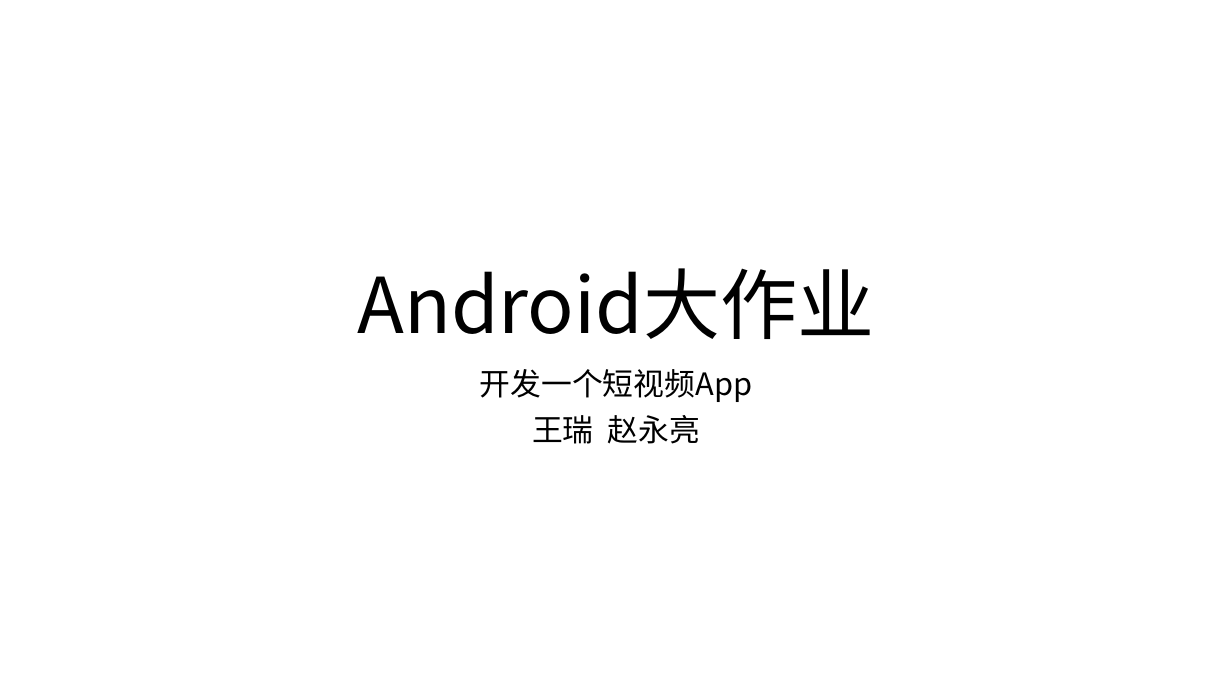
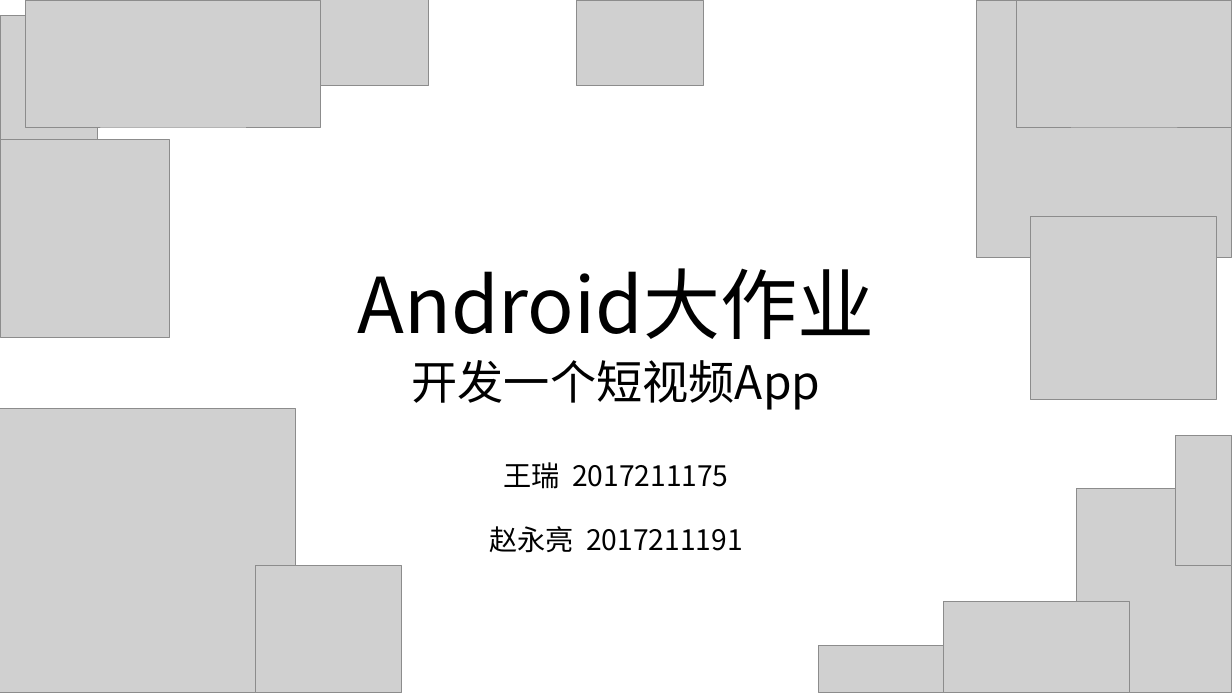
Before and after one commit to ArCan314/ByteDanceAndroidFinalProject, a slide deck: slide 1 of AndroidFinal.pptx. Drawn at 1232x693 pixels with LibreOffice and Linux fonts; fonts in the diff are those of the drawing; grey boxes stand for pictures; background and template pictures are left out. Boxes give left, top, right and bottom in pixels: in the first picture for what was removed or moved away, otherwise in the second. Text is boxed around its words. In the diff, an @@ line names an element or a change of style, - is before the commit and + after.

```diff
--- a/AndroidFinal.pptx
+++ b/AndroidFinal.pptx
@@ picture added at <box>0,16,98,140</box> @@
@@ picture added at <box>26,0,321,127</box> @@
@@ picture added at <box>301,0,429,86</box> @@
@@ picture added at <box>577,0,704,86</box> @@
@@ picture added at <box>977,0,1232,258</box> @@
@@ picture added at <box>1017,0,1232,127</box> @@
@@ picture added at <box>0,140,169,337</box> @@
@@ picture added at <box>1031,217,1216,399</box> @@
@@ subtitle at <box>412,360,821,410</box>: size 24 to 36 pt in "开发一个短视频App"; line spacing 0.9 to 0.7 @@
@@ picture added at <box>0,409,295,693</box> @@
@@ picture added at <box>1176,435,1232,567</box> @@
@@ subtitle at <box>489,462,742,553</box>: text changed; size 24 to 22 pt @@
-王瑞 赵永亮
+王瑞 2017211175
+赵永亮 2017211191
@@ picture added at <box>1077,489,1232,693</box> @@
@@ picture added at <box>255,566,401,692</box> @@
@@ picture added at <box>944,602,1129,693</box> @@
@@ picture added at <box>819,646,944,693</box> @@
```
Also in this commit, not shown: 3 other slides changed, 9 slides added, 1 slide removed.
